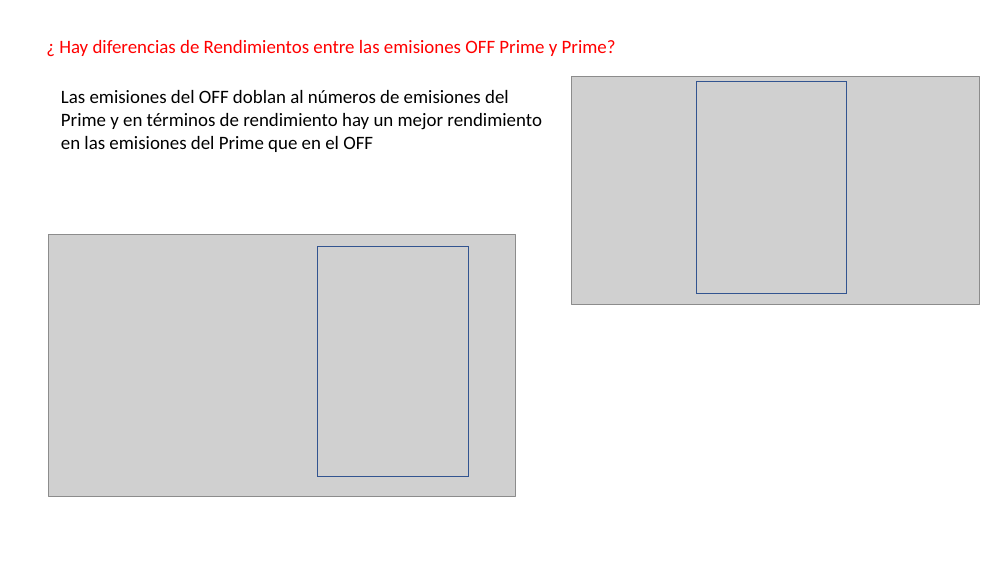
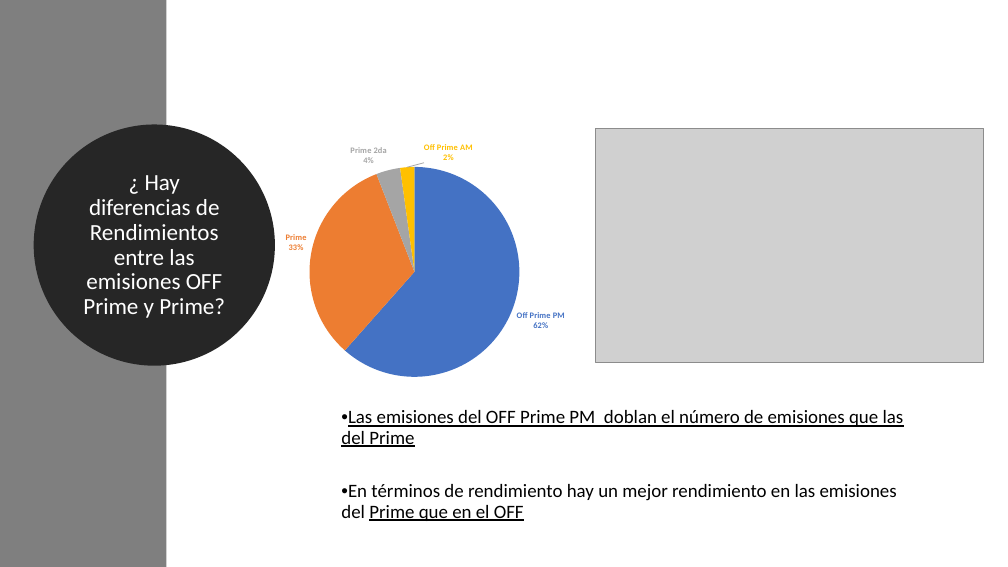
Before and after one commit to mcuevasg/Prueba_Canal, a slide deck: slide 5 of Lugares que Hablan.pptx (slide 3 before the commit). Drawn at 1008x567 pixels with LibreOffice and Linux fonts; fonts in the diff are those of the drawing; grey boxes stand for pictures. Boxes give left, top, right and bottom in pixels: in the first picture for what was removed or moved away, otherwise in the second. Text is boxed around its words. In the diff, an @@ line names an element or a change of style, - is before the commit and + after.

```diff
--- a/Lugares que Hablan.pptx
+++ b/Lugares que Hablan.pptx
@@ rectangle added at <box>0,0,166,567</box>, fill #7F7F7F @@
@@ rectangle removed at <box>696,82,847,293</box> @@
@@ ellipse "¿ Hay diferencias de Rendimientos ...": place and size @@
-ellipse "¿ Hay diferencias de Rendimientos ..." at <box>59,40,616,56</box>
+ellipse "¿ Hay diferencias de Rendimientos ..." at <box>41,132,268,358</box>
@@ ellipse "¿ Hay diferencias de Rendimientos ..." at <box>41,132,268,358</box>: size 18 to 22 pt, text colour #FF0000 to #FFFFFF; alignment left to centre; line spacing 1 to 0.9; more space between paragraphs; vertical alignment top to middle; fill none to #262626; outline none to #262626 13.75 pt @@
@@ pie chart added at <box>129,132,724,387</box> @@
+categories: Off Prime PM, Prime, Prime 2da, Off Prime AM
+Series 1: 62, 33, 4, 2
@@ picture: place and size @@
-picture at <box>572,76,980,305</box>
+picture at <box>595,129,984,362</box>
@@ picture removed at <box>48,234,516,496</box> @@
@@ rectangle removed at <box>318,247,468,477</box> @@
@@ text at <box>341,410,904,521</box>: text changed @@
-Las emisiones del OFF doblan al números de emisiones del Prime y en términos de rendimiento hay un mejor rendimiento en las emisiones del Prime que en el OFF
+• Las emisiones del OFF Prime PM doblan el número de emisiones que las del Prime
+• En términos de rendimiento hay un mejor rendimiento en las emisiones del Prime que en el OFF
```
Also in this commit, not shown: 3 other slides changed, 5 slides added, 3 slides removed, 4 other files.
